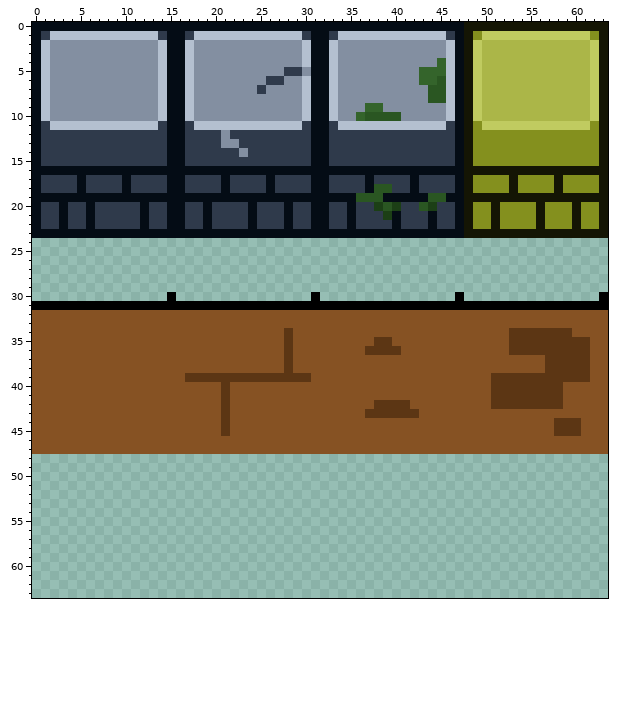
Pixel-art sprite, stored at _games/ancient-maze/TileSetForMaze.png. That is the earlier state.
The file is 320x320 pixels, drawn in blocks of 5x5; one block is one cell here.
After:
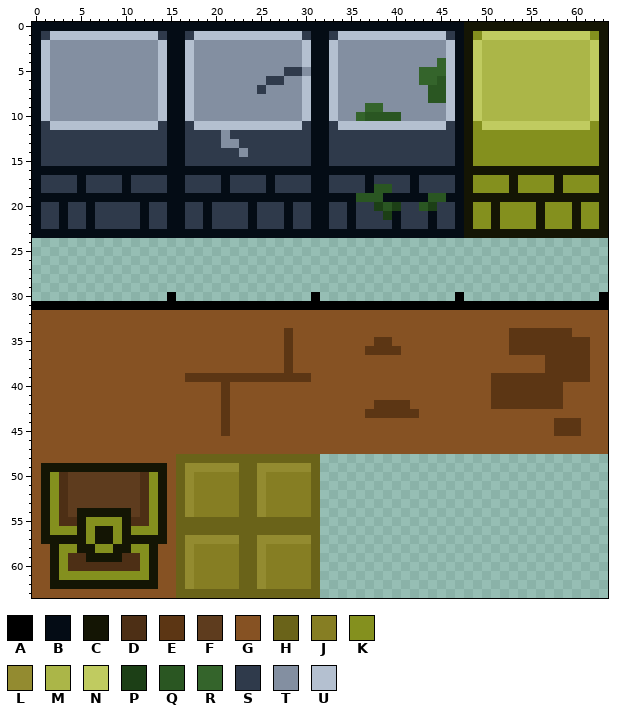
Palette (. is transparent): A #000000  B #040c15  C #141504  D #4d2f15  E #5c3614  F #5e3c1e  G #865223  H #6a6319  J #867e23  K #84901e  L #938b30  M #abb648  N #c0cb60  P #1c3f16  Q #2a5622  R #34642b  S #2f3a4b  T #838fa1  U #b4c0d0
The author wrote: Full Re-texture has basically been done for everything we have up until now
The exact change:
@@ x 0..33 @@
 47 GGGGGGGGGGGGGGGGGGGGGGGGGGGGGGGGGG
-48 ..................................
-49 ..................................
-50 ..................................
-51 ..................................
-52 ..................................
-53 ..................................
-54 ..................................
-55 ..................................
-56 ..................................
-57 ..................................
-58 ..................................
-59 ..................................
-60 ..................................
-61 ..................................
-62 ..................................
-63 ..................................
+48 GGGGGGGGGGGGGGGGHHHHHHHHHHHHHHHH..
+49 GCCCCCCCCCCCCCCGHLLLLLLHHLLLLLLH..
+50 GCKDFFFFFFFFDKCGHLJJJJJHHLJJJJJH..
+51 GCKDFFFFFFFFDKCGHLJJJJJHHLJJJJJH..
+52 GCKDFFFFFFFFDKCGHLJJJJJHHLJJJJJH..
+53 GCKDFFFFFFFFDKCGHLJJJJJHHLJJJJJH..
+54 GCKDFCCCCCCFDKCGHLJJJJJHHLJJJJJH..
+55 GCKDDCKKKKCDDKCGHHHHHHHHHHHHHHHH..
+56 GCKKKCKCCKCKKKCGHHHHHHHHHHHHHHHH..
+57 GCCCCCKCCKCCCCCGHLLLLLLHHLLLLLLH..
+58 GGCKKCCKKCCKKCGGHLJJJJJHHLJJJJJH..
+59 GGCKDDCCCCDDKCGGHLJJJJJHHLJJJJJH..
+60 GGCKDDDDDDDDKCGGHLJJJJJHHLJJJJJH..
+61 GGCKKKKKKKKKKCGGHLJJJJJHHLJJJJJH..
+62 GGCCCCCCCCCCCCGGHLJJJJJHHLJJJJJH..
+63 GGGGGGGGGGGGGGGGHHHHHHHHHHHHHHHH..
Where, in picture pixels (left, top, right, bottom), the same in both pictures:
added: (32, 454, 320, 598)
